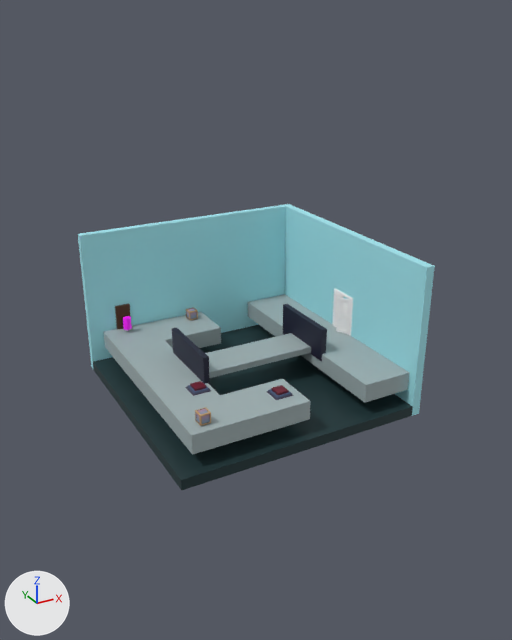
Renders of the FBX model Resources/Assets/WIP/FBX/Level[PadsNWalls].fbx from each side of a commit.
The view is the same before and after, from a 50 mm camera at (-0.303, -0.559, 0.313) aimed at (-0.019, -0.043, 0.055). The axes (+X, +Y, +Z) are drawn at lower left. The lights are the same throughout. Where no turn or scale is listed for an object, it has been applied to the vertices.

The first picture shows 'boxEdgy1', 'boxEdgy2', 'bridge', 'door', 'drawWall', 'drawWall2', 'platform', 'platform1', 'platform3', 'platform4', 'playerPos', 'polySurface1', 'polySurface2', 'polySurface3', 'polySurface4', 'voidWall', 'wall1', 'wall2'.
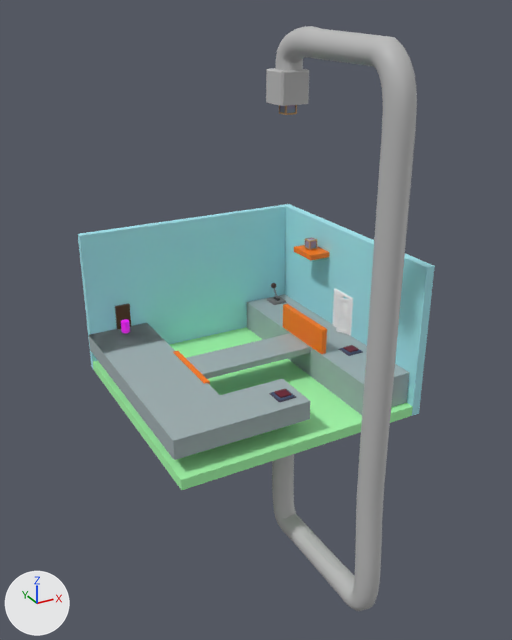
Commit message: Level 2 edited

Boxes (x1, y1, x2, y2) around the edits, measured in the pictures (512 x 640 px):
'pCylinder1', added
    after: (272, 26, 417, 611)
'voidWall', recoloured (cyan to green)
    both: (93, 325, 413, 490)
'platform4', mesh rescaled (11% wider)
    before: (104, 323, 245, 455)
    after: (89, 323, 245, 460)
'platform1', mesh rescaled (12% taller)
    before: (248, 294, 409, 402)
    after: (247, 294, 409, 415)
'platform', moved
    before: (148, 312, 221, 348)
    after: (89, 323, 163, 369)
'pCube1', added
    after: (266, 68, 309, 106)
'drawWall2', recoloured (black to orange)
    both: (283, 304, 327, 361)
'drawWall', recoloured, moved
    before: (172, 328, 210, 385)
    after: (173, 351, 210, 385)
'boxEdgy2', moved
    before: (195, 407, 211, 426)
    after: (279, 105, 297, 115)
'drawWall10', added
    after: (294, 245, 329, 260)
'boxEdgy1', moved
    before: (186, 308, 198, 320)
    after: (305, 237, 317, 250)
'polySurface1', moved
    before: (266, 389, 294, 400)
    after: (269, 389, 296, 402)
'playerPos', moved
    before: (123, 316, 132, 330)
    after: (121, 319, 130, 333)
'polySurface2', moved
    before: (272, 385, 289, 395)
    after: (274, 389, 291, 398)
'LeverStatic', added
    after: (267, 283, 287, 305)
'polySurface3', deleted
    before: (185, 385, 211, 396)
'polySurface4', deleted
    before: (190, 381, 206, 391)
'polySurface5', added
    after: (339, 346, 363, 356)
'polySurface6', added
    after: (343, 345, 359, 353)

The change in detail:
Picture 'SimpleBooks.png' (img_simplebooks_png) is new.
Material 'Jerry_s:DrawWall' (mat_jerry_s_drawwall) changes colour from dark blue #1b1b32 to orange #ff7a00; in linear values from (0.0107, 0.0107, 0.0323) to (1.0, 0.194, 0.0).
Material 'Jerry_s:Water' (mat_jerry_s_water) changes colour from dark cyan #183235 to green #a8ffae; in linear values from (0.00936, 0.0321, 0.036) to (0.392, 1.0, 0.422).
Material 'Lever' (mat_lever) is new.
Its texture is img_simplebooks_png.
Its roughness is 0.553.
Material 'lambert1' (mat_lambert1) is new.
Its base color is (0.5, 0.5, 0.5) (grey #bcbcbc).
me_mesh_003 has 8 vertices, 12 faces and spans x -0.025..0.025, y -0.114..0.114, z -0.009..0.009.
me_mesh_003 is used by ob_platform1; location (0.083, 0.004, -0.009).
me_mesh_003 part 1: the whole mesh is scaled about its middle by (1.02, 1, 1.84), then moved by (-0.001, 0.0, -0.008).
me_mesh_007 has 8 vertices, 12 faces and spans x -0.024..0.024, y -0.114..0.114, z -0.009..0.009.
me_mesh_007 is used by ob_platform4; location (-0.091, 0.004, -0.009).
me_mesh_007 part 2: the whole mesh is scaled about its middle by (1.33, 1, 1), then moved by (-0.008, 0.0, 0.0).
Mesh me_mesh_020 is new.
It has 273 vertices, 542 faces and spans x -0.0085..0.0085, y -0.0097..0.0097, z -0.0108..0.0108.
It uses material mat_lever (picture img_simplebooks_png).
Mesh me_mesh_025 is new.
It has 21 vertices, 38 faces and spans x -0.012..0.012, y -0.012..0.012, z -0.012..0.012.
It uses material mat_lambert1 (grey #bcbcbc).
Mesh me_mesh_018_1 is new.
It has 20 vertices, 30 faces and spans x -0.00545..0.00545, y -0.00568..0.00568, z -0.00078..0.00078.
It uses material mat_button (picture img_banner_png).
Mesh me_mesh_023 is new.
It is a box spanning x -0.0446..0.014, y -0.0338..0.0, z 0.0..0.0054.
It uses material mat_jerry_s_drawwall (orange #ff7a00).
Mesh me_mesh_017_1 is new.
It has 48 vertices, 92 faces and spans x -0.009..0.009, y -0.009..0.009, z -0.0007..0.0007.
It uses material mat_button (picture img_banner_png).
Mesh me_mesh_024 is new.
It has 1042 vertices, 2080 faces and spans x -0.01..0.01, y -0.141..0.012, z -0.255..0.188.
It uses material mat_lambert1 (grey #bcbcbc).
Object 'polySurface2' (ob_polysurface2) moves from (-0.018, -0.085, 0.003) to (-0.018, -0.09, 0.002).
Object 'drawWall' (ob_drawwall) moves from (-0.07, -0.019, -0.008) to (-0.07, -0.019, -0.033).
Object 'polySurface4' (ob_polysurface4) is deleted.
Object 'polySurface3' (ob_polysurface3) is deleted.
Object 'platform' (ob_platform) moves from (-0.034, 0.093, -0.009) to (-0.099, 0.093, -0.009).
Object 'polySurface1' (ob_polysurface1) moves from (-0.018, -0.085, 0.001) to (-0.018, -0.09, 0.001).
Object 'boxEdgy1' (ob_boxedgy1) moves from (-0.019, 0.105, 0.006) to (0.097, 0.048, 0.084).
Object 'boxEdgy2' (ob_boxedgy2) moves from (-0.098, -0.097, 0.006) to (-0.018, -0.09, 0.246).
Object 'playerPos' (ob_playerpos) moves from (-0.092, 0.105, 0.01) to (-0.097, 0.098, 0.01).
Object 'LeverStatic' (ob_leverstatic) is new; it shows me_mesh_020.
Its location is (0.089, 0.104, 0.01).
Object 'pCube1' (ob_pcube1) is new; it shows me_mesh_025.
Its location is (-0.018, -0.088, 0.261).
Object 'polySurface6' (ob_polysurface6) is new; it shows me_mesh_018_1.
Its location is (0.088, -0.045, 0.002).
Object 'drawWall10' (ob_drawwall10) is new; it shows me_mesh_023.
Its location is (0.13, 0.063, 0.073).
Object 'polySurface5' (ob_polysurface5) is new; it shows me_mesh_017_1.
Its location is (0.088, -0.045, 0.001).
Object 'pCylinder1' (ob_pcylinder1) is new; it shows me_mesh_024.
Its location is (-0.016, -0.09, 0.114).
